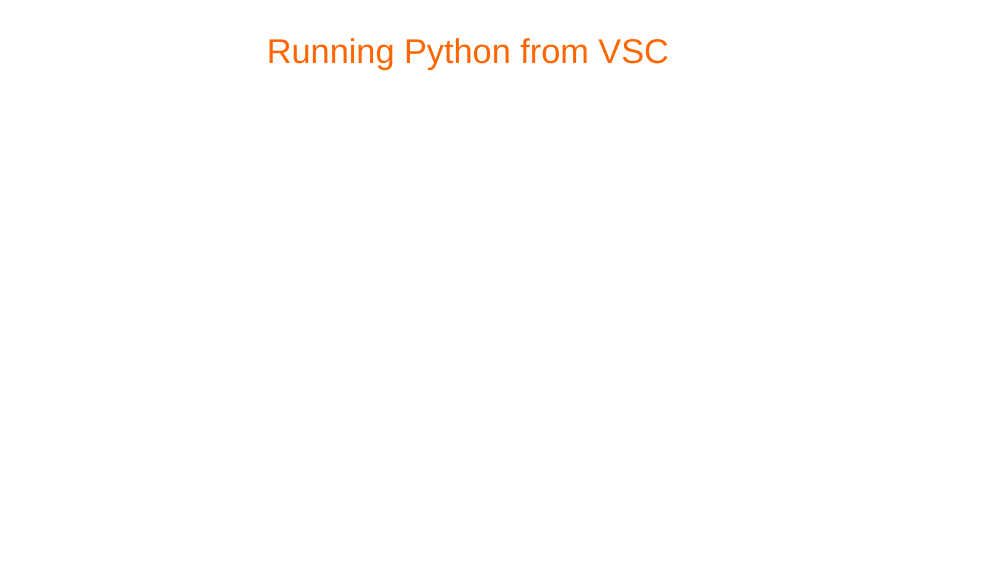
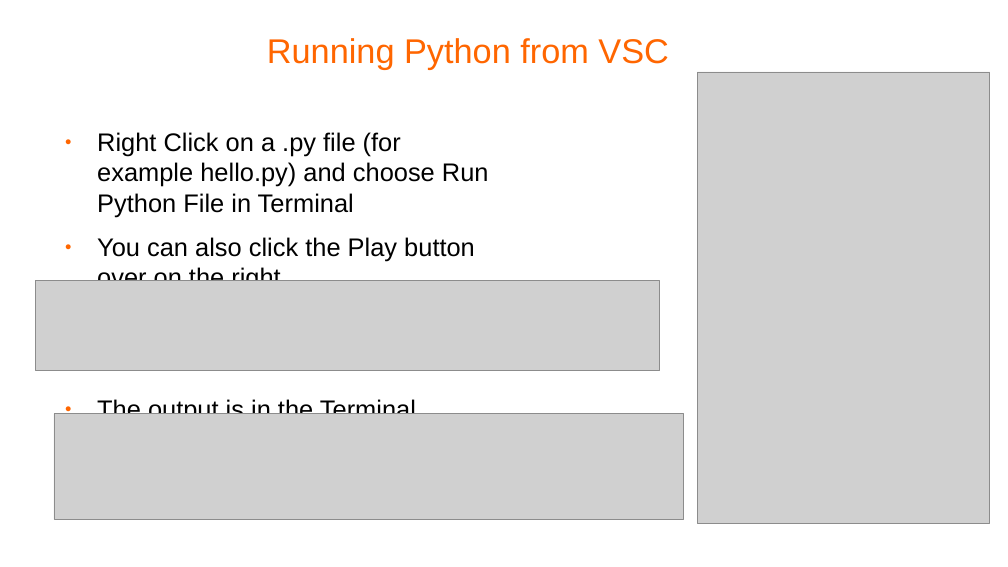
Before and after one commit to pellcorp/coding, a slide deck: slide 11 of docs/python coding.odp. Drawn at 1008x567 pixels with LibreOffice and Linux fonts; fonts in the diff are those of the drawing; grey boxes stand for pictures; background and template pictures are left out. Boxes give left, top, right and bottom in pixels: in the first picture for what was removed or moved away, otherwise in the second. Text is boxed around its words. In the diff, an @@ line names an element or a change of style, - is before the commit and + after.

```diff
--- a/docs/python coding.odp
+++ b/docs/python coding.odp
@@ picture added at (x1=698, y1=72, x2=991, y2=524) @@
@@ text added at (x1=97, y1=132, x2=489, y2=414), 20 pt, text #000000 @@
+● Right Click on a .py file (for example hello.py) and choose Run Python File in Terminal
+● You can also click the Play button over on the right
+● The output is in the Terminal
@@ picture added at (x1=36, y1=281, x2=659, y2=370) @@
@@ picture added at (x1=54, y1=414, x2=684, y2=520) @@
```
Also in this commit, not shown: 1 slide added, 11 other files.
